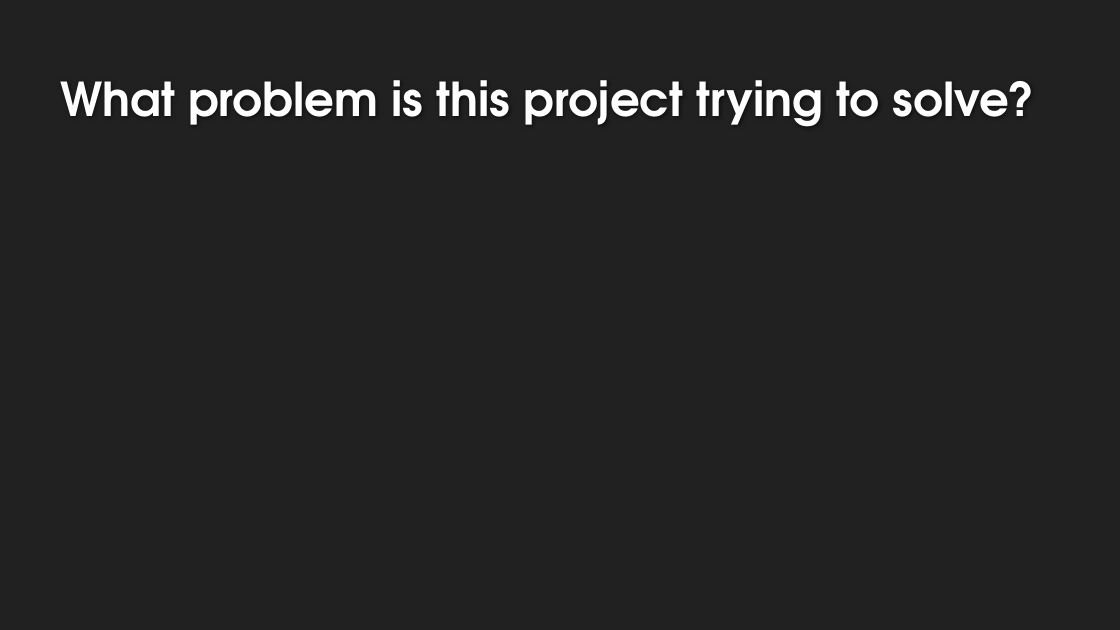
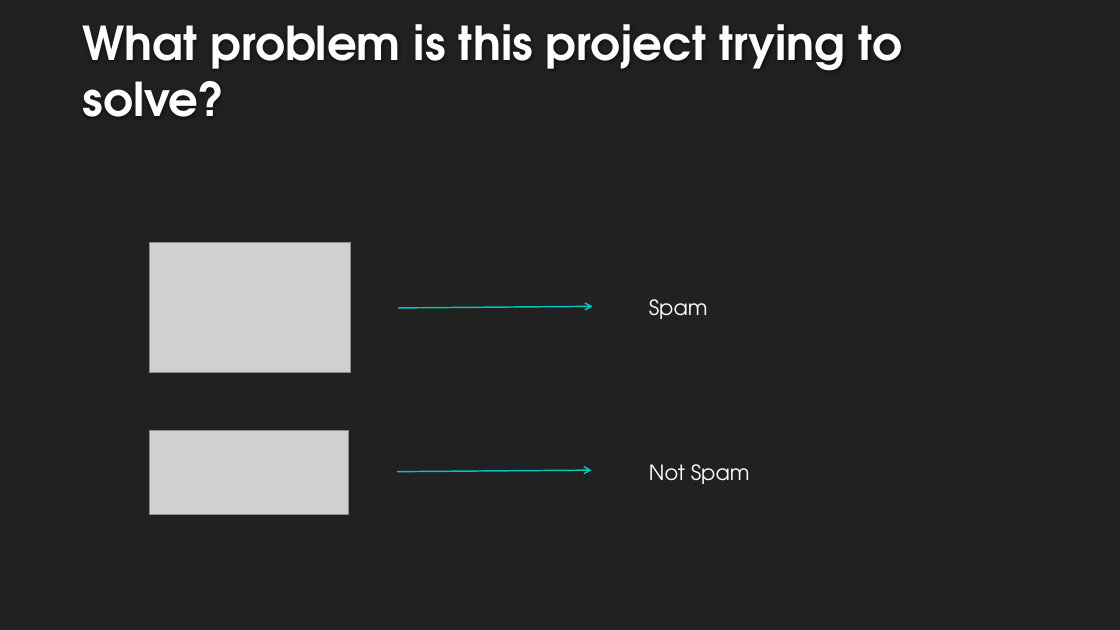
Before and after one commit to Sarvesh-Kesharwani/Spam_Classifier, a slide deck: slide 2 of ppt/Spam Classifier.pptx. Drawn at 1120x630 pixels with LibreOffice and Linux fonts; fonts in the diff are those of the drawing; grey boxes stand for pictures; background and template pictures are left out. Boxes give left, top, right and bottom in pixels: in the first picture for what was removed or moved away, otherwise in the second. Text is boxed around its words. In the diff, an @@ line names an element or a change of style, - is before the commit and + after.

```diff
--- a/ppt/Spam Classifier.pptx
+++ b/ppt/Spam Classifier.pptx
@@ title "What problem is this project ..." rewrapped from <box>60,80,1035,127</box> to <box>83,24,902,117</box> @@
@@ picture added at <box>150,242,351,372</box> @@
@@ text added at <box>649,299,708,319</box>, 18 pt, text #FFFFFF @@
+Spam
@@ arrow added from (399, 308) to (592, 307), #00C6BB 1.25 pt @@
@@ picture added at <box>150,431,349,514</box> @@
@@ arrow added from (397, 472) to (592, 471), #00C6BB 1.25 pt @@
@@ text added at <box>649,464,750,484</box>, 18 pt, text #FFFFFF @@
+Not Spam
```
Also in this commit, not shown: 4 other slides changed, 7 slides added, 9 slides removed, 3 other files.
